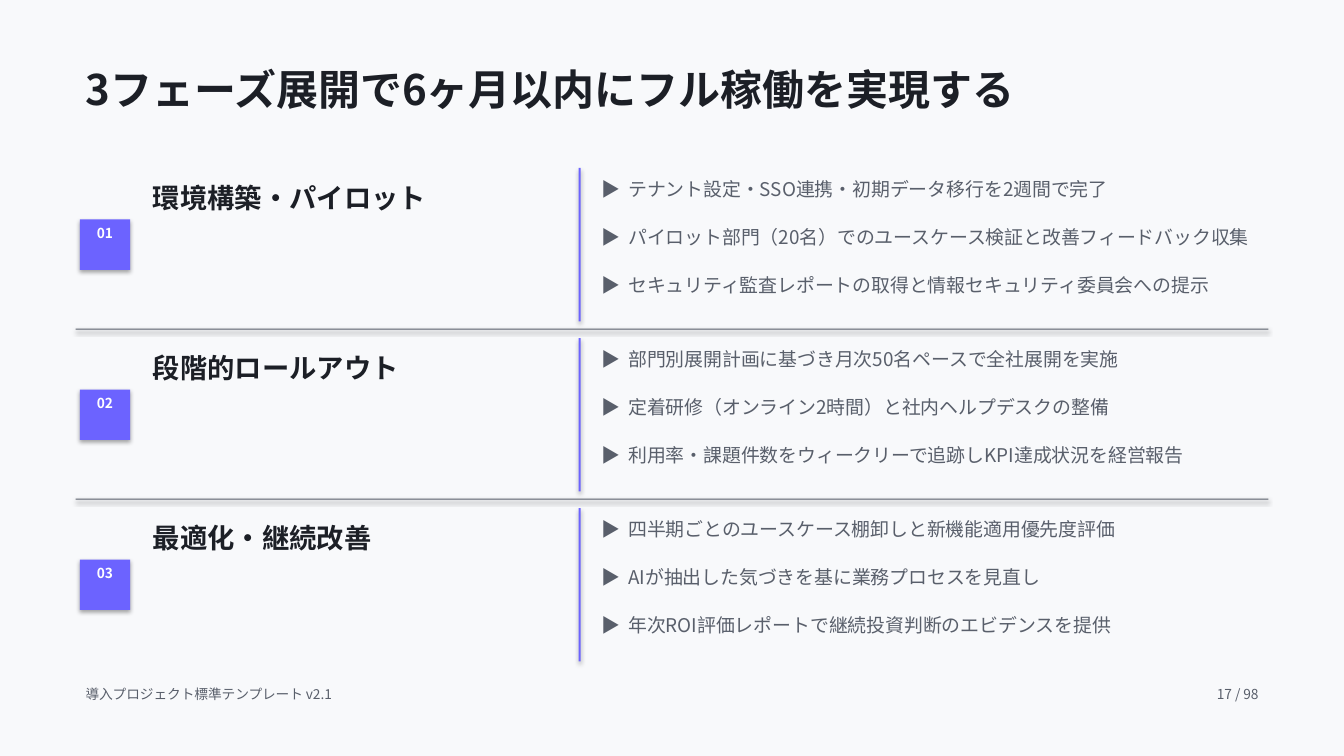
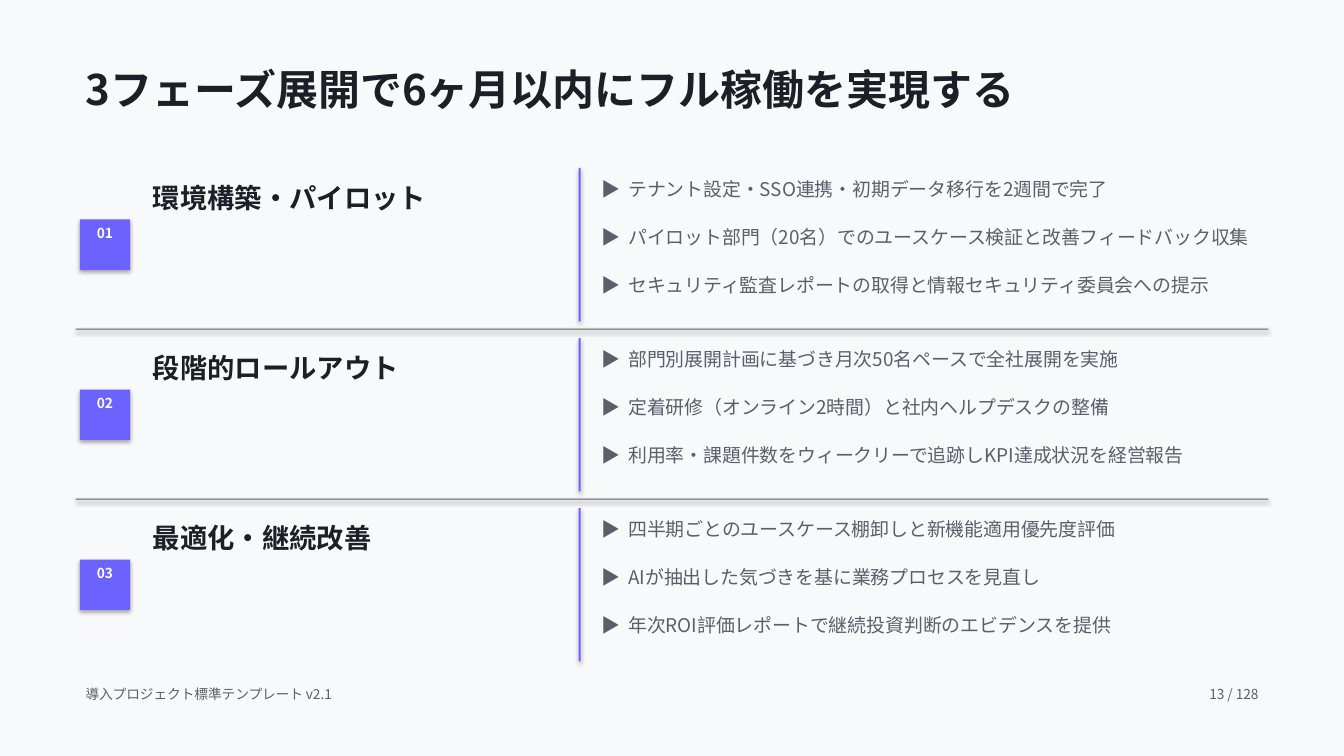
Before and after one commit to ry-from-garage/thrive-slides-page, a slide deck: slide 17 of thrive-slides-gallery.pptx. Drawn at 1344x756 pixels with LibreOffice and Linux fonts; fonts in the diff are those of the drawing. Boxes give left, top, right and bottom in pixels: in the first picture for what was removed or moved away, otherwise in the second. Text is boxed around its words. In the diff, an @@ line names an element or a change of style, - is before the commit and + after.

```diff
--- a/thrive-slides-gallery.pptx
+++ b/thrive-slides-gallery.pptx
@@ text at (1209, 689, 1259, 699): text changed @@
-17 / 98
+13 / 128
```
Also in this commit, not shown: 96 other slides changed, 54 slides added, 4 other files.
